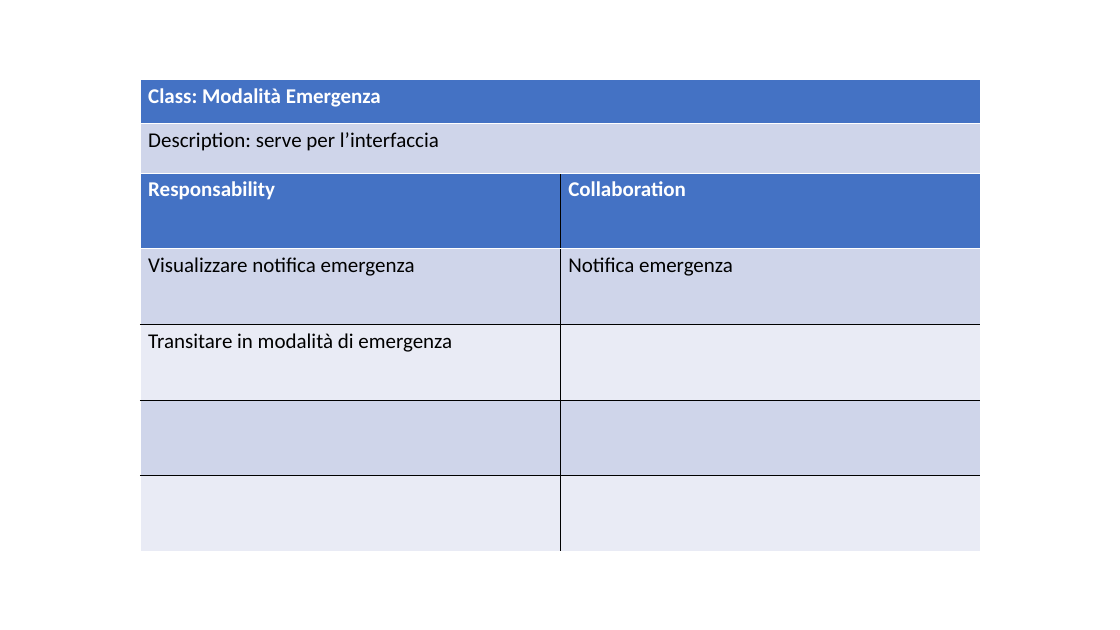
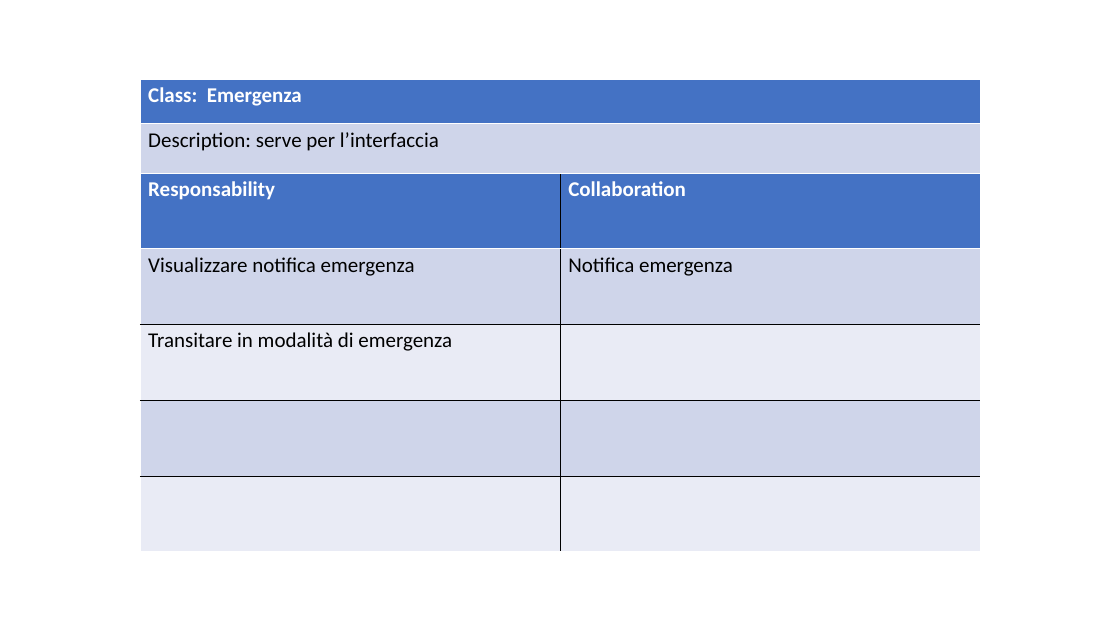
Before and after one commit to ecorradini/ProgettoIDS, a slide deck: slide 1 of AnalisiRequisiti/CRC/UT4/CRC_UT4.ppt. Drawn at 1120x630 pixels with LibreOffice and Linux fonts; fonts in the diff are those of the drawing. Boxes give left, top, right and bottom in pixels: in the first picture for what was removed or moved away, otherwise in the second. Text is boxed around its words. In the diff, an @@ line names an element or a change of style, - is before the commit and + after.

```diff
--- a/AnalisiRequisiti/CRC/UT4/CRC_UT4.ppt
+++ b/AnalisiRequisiti/CRC/UT4/CRC_UT4.ppt
@@ table at box(140, 79, 980, 173) @@
-row 1, column 1: Class: Modalità Emergenza
+row 1, column 1: Class: Emergenza
@@ line spacing 0.98 to 0.96 @@
@@ borders changed @@
```
Also in this commit, not shown: 9 other slides changed, 2 other files.
